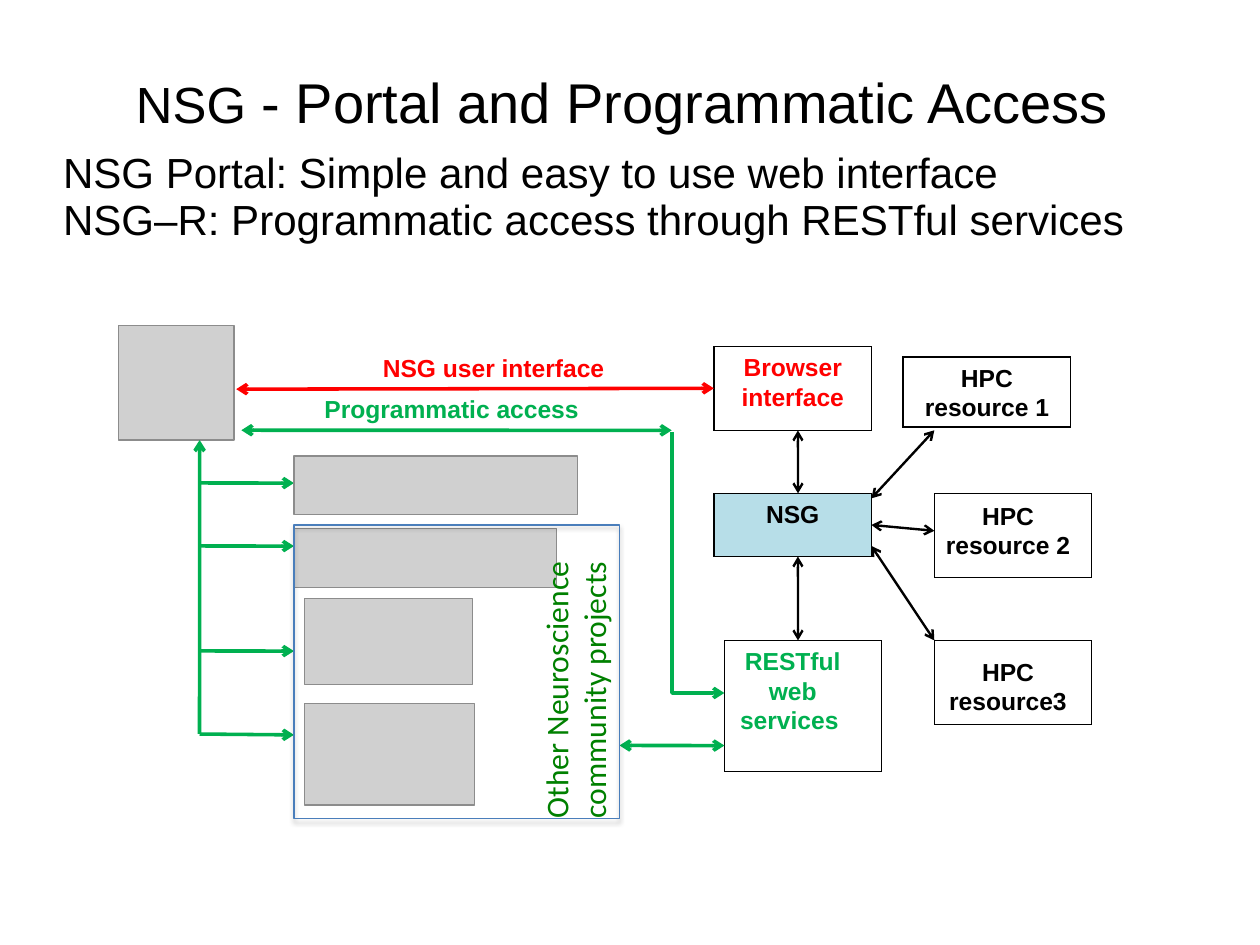
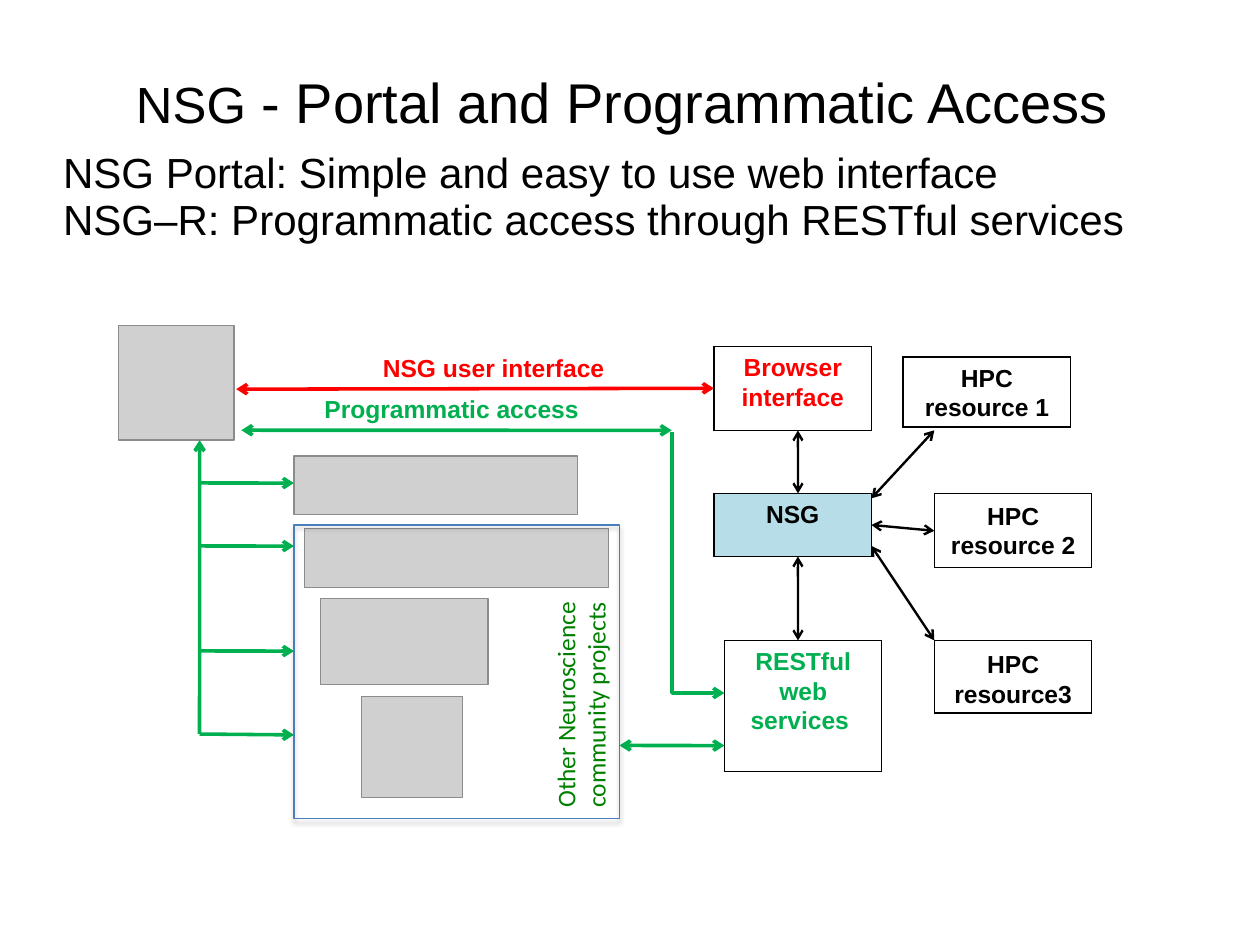
Before and after one commit to NeuralEnsemble/NeuroinformaticsTutorial, a slide deck: slide 2 of Part_1_Resources_for_computational_modellers/6_Computing_infrastructure/1_Neuroscience_Gateway.pptx. Drawn at 1260x945 pixels with LibreOffice and Linux fonts; fonts in the diff are those of the drawing; grey boxes stand for pictures. Boxes give left, top, right and bottom in pixels: in the first picture for what was removed or moved away, otherwise in the second. Text is boxed around its words. In the diff, an @@ line names an element or a change of style, - is before the commit and + after.

```diff
--- a/Part_1_Resources_for_computational_modellers/6_Computing_infrastructure/1_Neuroscience_Gateway.pptx
+++ b/Part_1_Resources_for_computational_modellers/6_Computing_infrastructure/1_Neuroscience_Gateway.pptx
@@ text "Other Neuroscience community projects": place and size @@
-text "Other Neuroscience community projects" at [538,572,615,816]
+text "Other Neuroscience community projects" at [551,610,613,806]
@@ text "Other Neuroscience community projects" at [551,610,613,806]: size 19.9 to 16 pt @@
@@ text "HPC resource 2": place and size @@
-text "HPC resource 2" at [946,507,1070,555]
+text "HPC resource 2" at [951,507,1076,555]
@@ rectangle: place and size @@
-rectangle at [935,494,1093,577]
+rectangle at [935,494,1093,568]
@@ picture: place and size @@
-picture at [294,528,557,588]
+picture at [304,528,608,588]
@@ picture: place and size @@
-picture at [304,599,472,685]
+picture at [320,599,488,685]
@@ text "RESTful web services": place and size @@
-text "RESTful web services" at [740,652,841,730]
+text "RESTful web services" at [751,652,851,730]
@@ text "HPC resource3": place and size @@
-text "HPC resource3" at [949,663,1067,711]
+text "HPC resource3" at [954,655,1072,704]
@@ rectangle: place and size @@
-rectangle at [935,640,1093,724]
+rectangle at [935,640,1093,712]
@@ picture: place and size @@
-picture at [304,703,475,805]
+picture at [361,696,462,798]
```
Also in this commit, not shown: 1 other slide changed, 4 other files.
